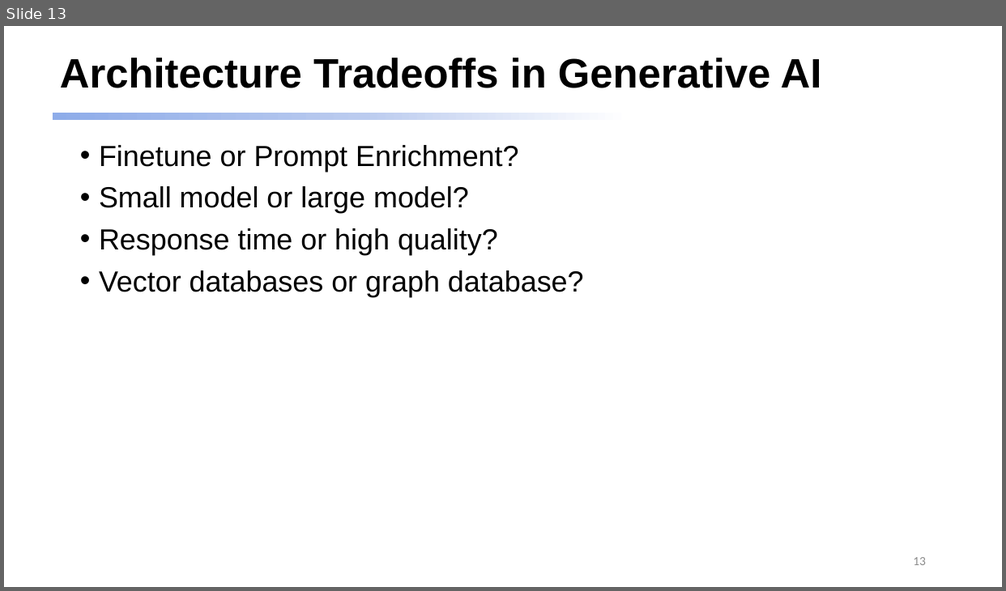
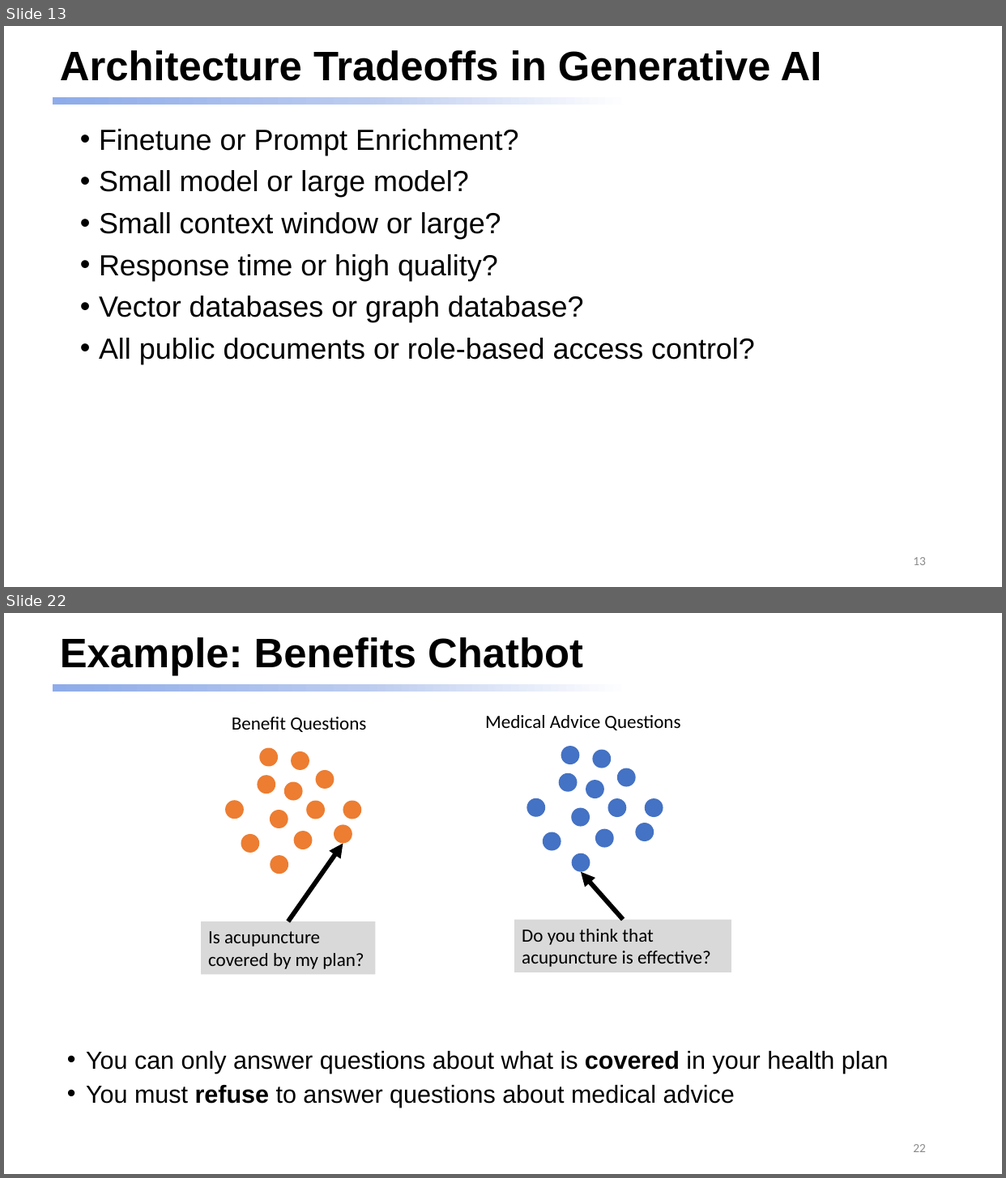
Before and after one commit to dmccreary/genai-arch-patterns, a slide deck: slides/One-Hour-Talk.pptx. Shown one above the other, each under a label of ours: slide 13 before the commit, slides 13 and 22 after it; the slides between them are not shown. The pictures are 1006x591 and 1006x1178 pixels, drawn with LibreOffice and Linux fonts; fonts in the diff are those of the drawing. Boxes give left, top, right and bottom in pixels: in the first picture for what was removed or moved away, otherwise in the second. Text is boxed around its words. In the diff, an @@ line names an element or a change of style, - is before the commit and + after.

```diff
--- a/slides/One-Hour-Talk.pptx
+++ b/slides/One-Hour-Talk.pptx
@@ slide 22 added at box(4, 613, 1002, 1174), background #FFFFFF; not listed: 1 template element that a slide beside it also shows @@
@@ title added at box(60, 637, 583, 675), 39.6 pt, text #000000, bold @@
+Example: Benefits Chatbot
@@ text added at box(232, 717, 366, 732), 18 pt, text #000000 @@
+Benefit Questions
@@ text added at box(485, 715, 680, 730), 18 pt, text #000000 @@
+Medical Advice Questions
@@ group added at box(226, 747, 362, 875): 13 ellipses @@
@@ group added at box(526, 747, 663, 872): 13 ellipses @@
@@ arrow added from (288, 922) to (343, 844), #000000 4.5 pt @@
@@ arrow added from (623, 920) to (582, 872), #000000 4.5 pt @@
@@ rectangle added at box(201, 922, 375, 974), fill #D9D9D9, 18 pt, text #000000 @@
+Is acupuncture covered by my plan?
@@ rectangle added at box(514, 920, 731, 973), fill #D9D9D9, 18 pt, text #000000 @@
+Do you think that acupuncture is effective?
@@ text added at box(86, 1051, 889, 1108), 23.8 pt, text #000000 @@
+• You can only answer questions about what is covered in your health plan
+• You must refuse to answer questions about medical advice
@@ page number added at box(913, 1144, 926, 1152), 12 pt, text #8C8C8C @@
+22
@@ slide 13 changed as well @@
@@ title "Architecture Tradeoffs in Generative AI": place and size @@
-title "Architecture Tradeoffs in Generative AI" at box(60, 58, 822, 88)
+title "Architecture Tradeoffs in Generative AI" at box(60, 50, 822, 81)
@@ rectangle: place and size @@
-rectangle at box(52, 113, 913, 120)
+rectangle at box(52, 97, 913, 105)
@@ text "Finetune or Prompt Enrichment?": place and size @@
-text "Finetune or Prompt Enrichment?" at box(99, 145, 584, 297)
+text "Finetune or Prompt Enrichment?" at box(99, 129, 755, 365)
@@ text at box(99, 212, 501, 239): paragraph added @@
+• Small context window or large?
@@ text at box(99, 338, 755, 365): paragraph added @@
+• All public documents or role-based access control?
```
Also in this commit, not shown: 12 other slides changed, 15 other slides added.
